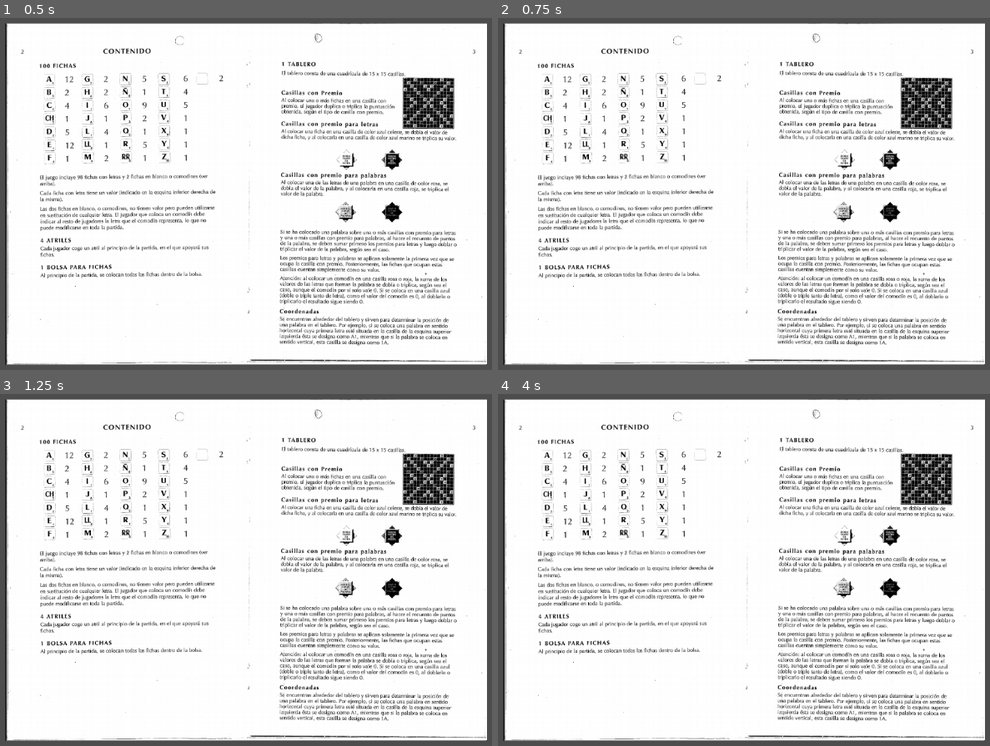
Above: before the commit, frames 1-4 (two rows, left to right).
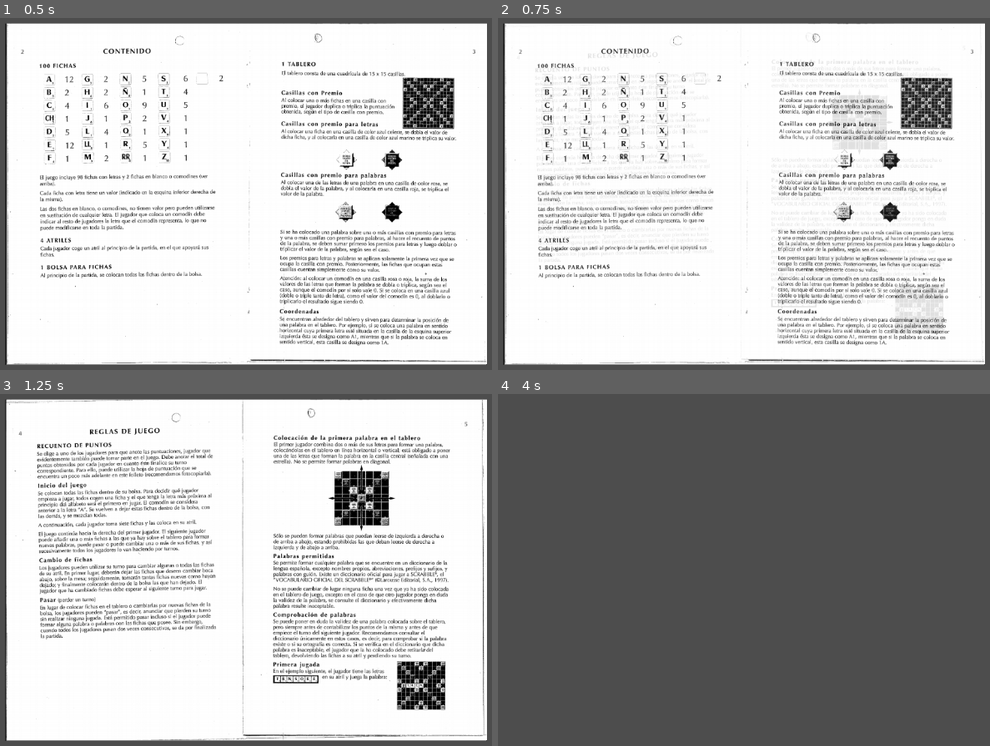
Above: after the commit, the same moments.

Repository: UCM-FDI-DISIA/proyectois1-chat-madres
Game: Godot game, scene res://Opciones/Tutorial/Tutorial.tscn
Same seed, same stepped clock (60 frames per second), same inputs: the game is played once before the commit and once after it.
Inputs (mouse positions are in pixels of both pictures, inside the frame that each line leads up to):
- Up to frame 1 (0.5 s): no input
- Up to frame 2 (0.75 s): tap Enter at 0.5, 0.6 s; hold Right from 0.53 s (still down); click (753, 197) at 0.67 s
- Up to frame 3 (1.25 s): keep holding Right; tap Space at 0.77 s
- Up to frame 4 (4 s): tap Space at 1.25, 1.52, 2.75, 3.02, 3.77 s; move the mouse to (621, 591) at 1.27 s; release Right at 1.28 s; hold Left 1.28-2.03 s; tap Enter at 1.35, 2, 2.1, 2.85, 3.5, 3.6 s; click (621, 591) at 1.42 s; move the mouse to (817, 489) at 2.02 s; hold Right 2.03-3.53 s; click (817, 489) at 2.17 s; move the mouse to (719, 647) at 2.77 s; click (719, 647) at 2.92 s; move the mouse to (955, 629) at 3.52 s; hold Left from 3.53 s (still down); click (955, 629) at 3.67 s

Frame 1 is identical in both runs. In frame 2, 2.1% of the frame differs, in the area x 7-93%, y 8-98%; in frame 3, 25%; in frame 4, 94%, in the area x 1-99%, y 1-99%.
Error before the commit: Parse Error: Expected ":" after "if" condition. (res://Opciones/Tutorial/tutorial.gd:10)

Commit message:
Terminado: Tutorial

Diff:
--- a/scrabble-definitivo/Opciones/Tutorial/tutorial.gd
+++ b/scrabble-definitivo/Opciones/Tutorial/tutorial.gd
@@ -1,12 +1,40 @@
 extends Control
 
+@export var fade_time: float = 0.3  # segundos del fundido
+
 func _ready() -> void:
-	mouse_filter = Control.MOUSE_FILTER_STOP
+	mouse_filter = Control.MOUSE_FILTER_STOP  # captura clics sobre el Control
 
-func _gui_input(event):
+func _gui_input(event: InputEvent) -> void:
 	if event is InputEventMouseButton and event.pressed and event.button_index == MOUSE_BUTTON_LEFT:
-		var hijos = getchildren()
-		for i in range (hijos.size() -1, -1, -1):
-			if hijos[i] is Sprite 2D and hijos[i].visible:
-				hijos[i].queue_free()
-				break
+		_eliminar_capa_superior()
+
+func _eliminar_capa_superior() -> void:
+	var hijos: Array = get_children()
+	if hijos.is_empty():
+		return
+
+	var sprite: Sprite2D = null
+	for i in range(hijos.size() - 1, -1, -1):
+		var n: Node = hijos[i]
+		if n is Sprite2D and (n as Sprite2D).visible:
+			sprite = n as Sprite2D
+			break
+
+	if sprite == null:
+		return
+
+	var t: Tween = create_tween()
+	t.tween_property(sprite, "modulate:a", 0.0, fade_time).set_trans(Tween.TRANS_SINE).set_ease(Tween.EASE_IN_OUT)
+	t.tween_callback(func():
+		sprite.queue_free()
+		# opcional: si ya no quedan sprites visibles, ocultar el contenedor
+		if not _hay_sprites_visibles():
+			hide()
+	)
+
+func _hay_sprites_visibles() -> bool:
+	for n in get_children():
+		if n is Sprite2D and (n as Sprite2D).visible:
+			return true
+	return false
